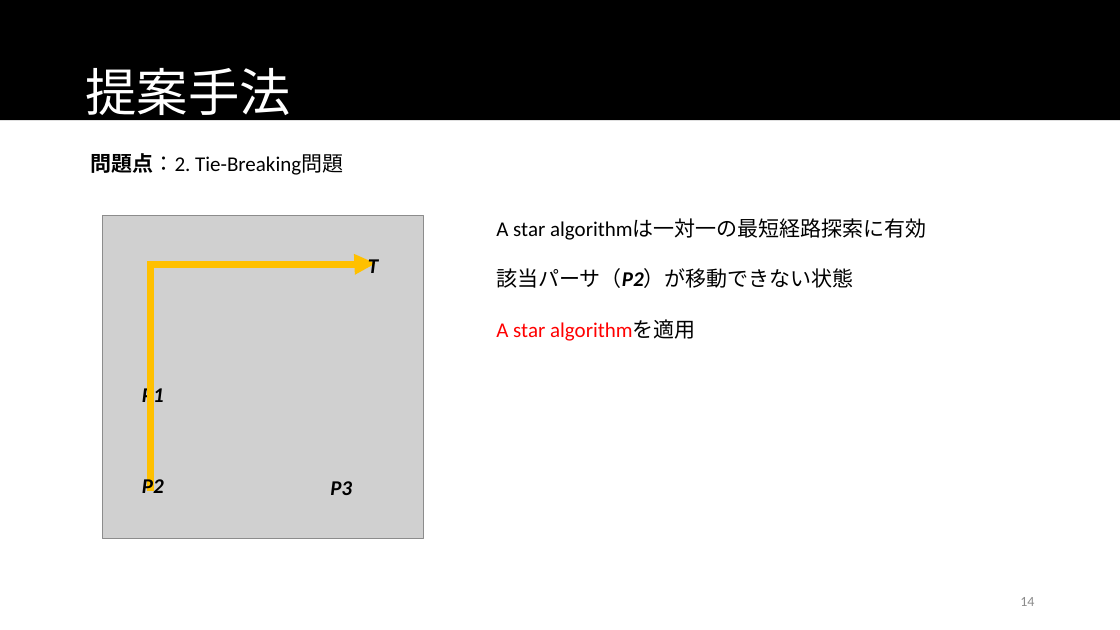
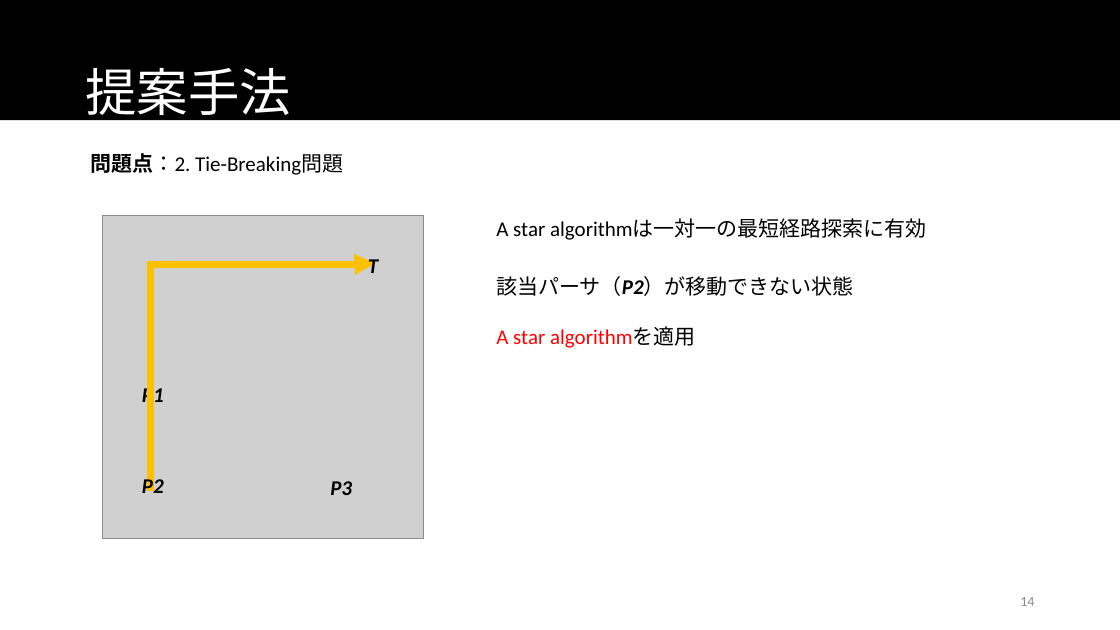
Before and after one commit to namidairo777/xiao_multiagent, a slide deck: slide 14 of documents/情報処理学会TANGXIAO_20170312.pptx. Drawn at 1120x630 pixels with LibreOffice and Linux fonts; fonts in the diff are those of the drawing; grey boxes stand for pictures. Boxes give left, top, right and bottom in pixels: in the first picture for what was removed or moved away, otherwise in the second. Text is boxed around its words. In the diff, an @@ line names an element or a change of style, - is before the commit and + after.

```diff
--- a/documents/情報処理学会TANGXIAO_20170312.pptx
+++ b/documents/情報処理学会TANGXIAO_20170312.pptx
@@ text "該当パーサ（P2）が移動できない状態" moved from (x1=496, y1=219, x2=927, y2=341) to (x1=496, y1=276, x2=853, y2=348) @@
```
Also in this commit, not shown: 13 other slides changed, 1 slide added, 13 other files.
